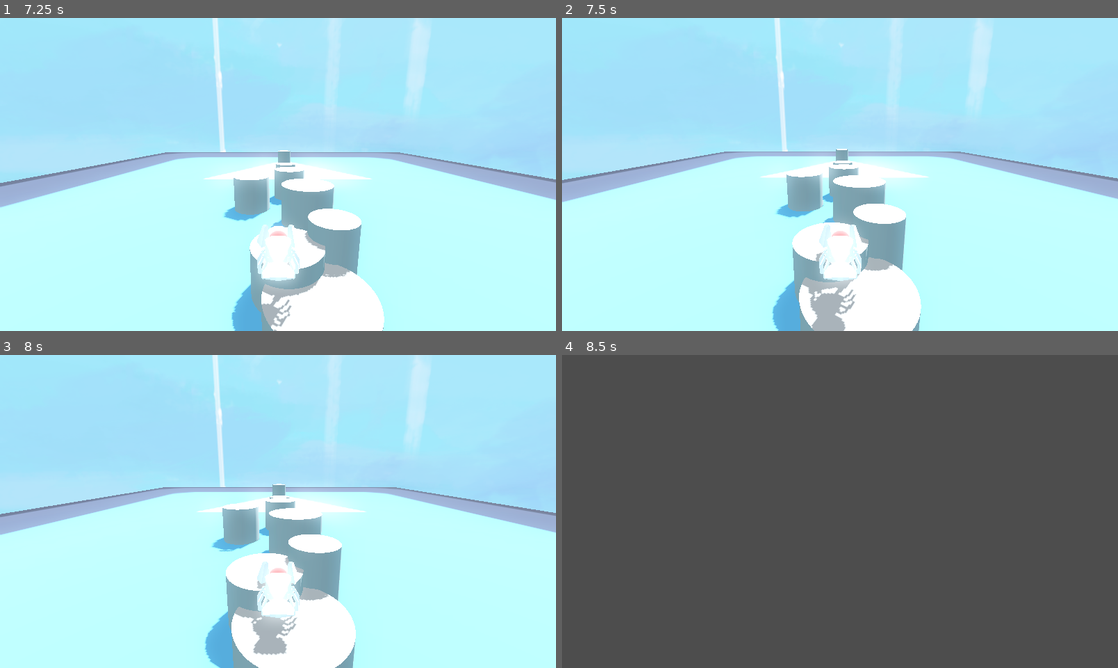
Above: before the commit, frames 1-4 (two rows, left to right).
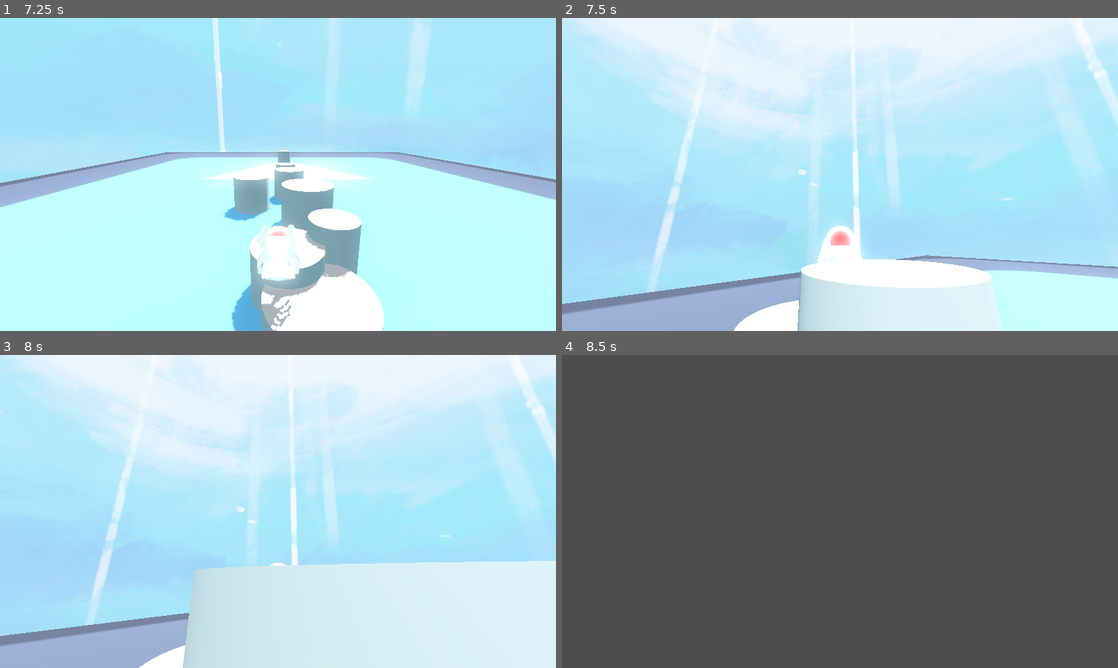
Above: after the commit, the same moments.

Repository: fazilhus/mantis-crab
Game: Godot game, scene res://scenes/ui/Main Menu.tscn
Two runs of this game, one before a commit and one after it. Both use one fixed random seed, a clock stepped at 60 frames per second and the inputs below. The engine's default icon, where the game draws it, is replaced by a stand-in: a white triangle on a blue panel in a dark square.
Inputs (mouse positions are in pixels of both pictures, inside the frame that each line leads up to):
- Up to frame 1 (7.25 s): click "Play" at 0.5 s; tap Enter at 1.25, 4.35 s; move the mouse to (400, 158) at 1.27 s; hold D (Right) 1.28-2.03 s; tap M (Hide_Mouse, bound only after the commit) at 1.35, 2.3, 3.05, 3.6, 4.55, 5.1, 6.05, 6.8 s; tap Space (Jump_Action) at 1.52, 2.27, 3.77, 4.52, 5.27, 6.77 s; move the mouse to (166, 190) at 2.02 s; hold S (Backward) 2.03-2.78 s; click (166, 190) at 2.1 s; move the mouse to (333, 105) at 2.77 s; hold D (Right) 2.78-3.53 s; tap Ctrl (Grab) at 2.85, 6.6 s; move the mouse to (250, 237) at 3.52 s; hold W (Forward) 3.53-4.28 s; move the mouse to (444, 221) at 4.27 s; hold A (Left) 4.28-5.78 s; move the mouse to (111, 127) at 5.02 s; move the mouse to (305, 174) at 5.77 s; hold S (Backward) 5.78-6.53 s; click (305, 174) at 5.85 s; move the mouse to (194, 96) at 6.52 s; hold D (Right) from 6.53 s (still down)
- Up to frame 2 (7.5 s): move the mouse to (962, 158) at 7.27 s; release D (Right) at 7.28 s; hold W (Forward) from 7.28 s (still down); tap M (Hide_Mouse, bound only after the commit) at 7.35 s
- Up to frame 3 (8 s): keep holding W (Forward); tap Space (Jump_Action) at 7.52 s
- Up to frame 4 (8.5 s): move the mouse to (728, 527) at 8.02 s; release W (Forward) at 8.03 s; hold D (Right) from 8.03 s (still down); tap Enter at 8.1 s; tap Space (Jump_Action) at 8.27 s; tap M (Hide_Mouse, bound only after the commit) at 8.3 s

Frame 1 is identical in both runs. In frame 2, 76% of the frame differs, in the area x 0-100%, y 0-100%; in frame 3, 81%; in frame 4, nothing differs.

Commit message:
Player camera works with mouse press m

Diff:
--- a/project.godot
+++ b/project.godot
@@ -93,3 +93,8 @@
 , Object(InputEventJoypadButton,"resource_local_to_scene":false,"resource_name":"","device":-1,"button_index":0,"pressure":0.0,"pressed":false,"script":null)
 ]
 }
+Hide_Mouse={
+"deadzone": 0.5,
+"events": [Object(InputEventKey,"resource_local_to_scene":false,"resource_name":"","device":-1,"window_id":0,"alt_pressed":false,"shift_pressed":false,"ctrl_pressed":false,"meta_pressed":false,"pressed":false,"keycode":0,"physical_keycode":77,"key_label":0,"unicode":109,"location":0,"echo":false,"script":null)
+]
+}
--- a/scripts/player_character.gd
+++ b/scripts/player_character.gd
@@ -8,6 +8,7 @@
 const AIR_RESISTANCE = 0.5
 const STAMINA_MAX = 3
 
+var mouse_hidden: bool = false
 var shoot: Vector3
 var bubble: Bubble
 var stamina: int = STAMINA_MAX
@@ -17,6 +18,7 @@
 var camera_gimble_origin : Vector3 = Vector3.ZERO
 var camera_gimble_rotation_origion : Vector3 = Vector3.ZERO
 
+var lastMousePosition : Vector2 = Vector2.ZERO
 var rotation_speed : Vector2 = Vector2.ZERO
 @export var rot_speed_mod : Vector2 = Vector2.ONE
 
@@ -35,7 +37,6 @@
 	else:
 		air_movement(delta)
 
-	print(velocity)
 	# Add the gravity.
 
 
@@ -51,10 +52,18 @@
 
 	if self.rotation.y < -2*PI + 0.001 or self.rotation.y > 2 * PI - 0.001:
 		self.rotation.y = 0
-
+	rotation_speed = Vector2.ZERO
 	bubble_logic()
 
 	move_and_slide()
+
+	if Input.is_action_just_pressed("Hide_Mouse"):
+		if mouse_hidden:
+			Input.set_mouse_mode(Input.MOUSE_MODE_VISIBLE)
+			mouse_hidden = false
+		else:
+			Input.set_mouse_mode(Input.MOUSE_MODE_HIDDEN)
+			mouse_hidden = true
 
 func _unhandled_input(event: InputEvent):
 	if event is InputEventJoypadMotion:
@@ -62,7 +71,14 @@
 		rotation_speed *= -1
 
 
-
+func _input(event):
+	if event is InputEventMouseMotion and mouse_hidden:
+		var delta : Vector2
+		if lastMousePosition != Vector2.ZERO:
+			delta = lastMousePosition - event.position
+		lastMousePosition = event.position
+		rotation_speed.x = delta.y
+		rotation_speed.y = delta.x
 
 func _can_grab():
 	can_grab = true
@@ -79,7 +95,6 @@
 
 func on_bubble_release(power: float):
 	velocity = (%BubbleMarker.global_position - global_position) * power
-	print(shoot)
 
 func grab():
 	#TODO tween a swinging motion and apply force
